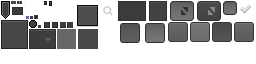
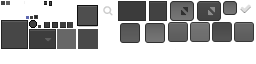
Layered file, before and after one edit (256x64). Changes by layer:
added layer "scrollbar.horizontal.track" above "scrollbar.horizontal.thumb" over (x1=1, y1=1, x2=5, y2=5)
added layer "scrollbar.horizontal.thumb" above "scrollbar.vertical.track" over (x1=6, y1=1, x2=10, y2=5)
added layer "scrollbar.vertical.track" above "scrollbar.vertical.thumb" over (x1=1, y1=1, x2=5, y2=5)
added layer "scrollbar.vertical.thumb" above "Layer 0" over (x1=6, y1=1, x2=10, y2=5)
painted on "Layer 0" over (x1=1, y1=1, x2=23, y2=19)
